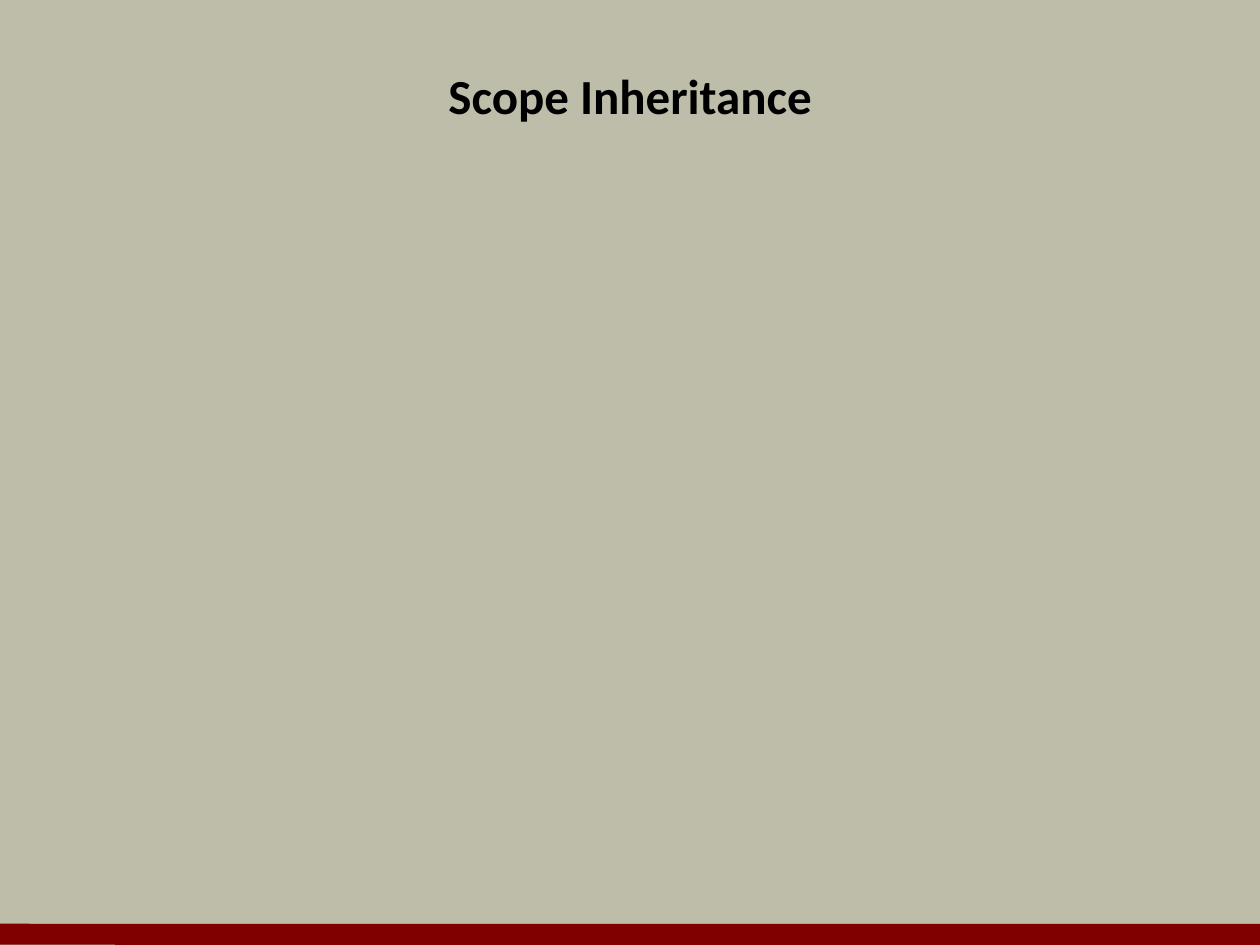
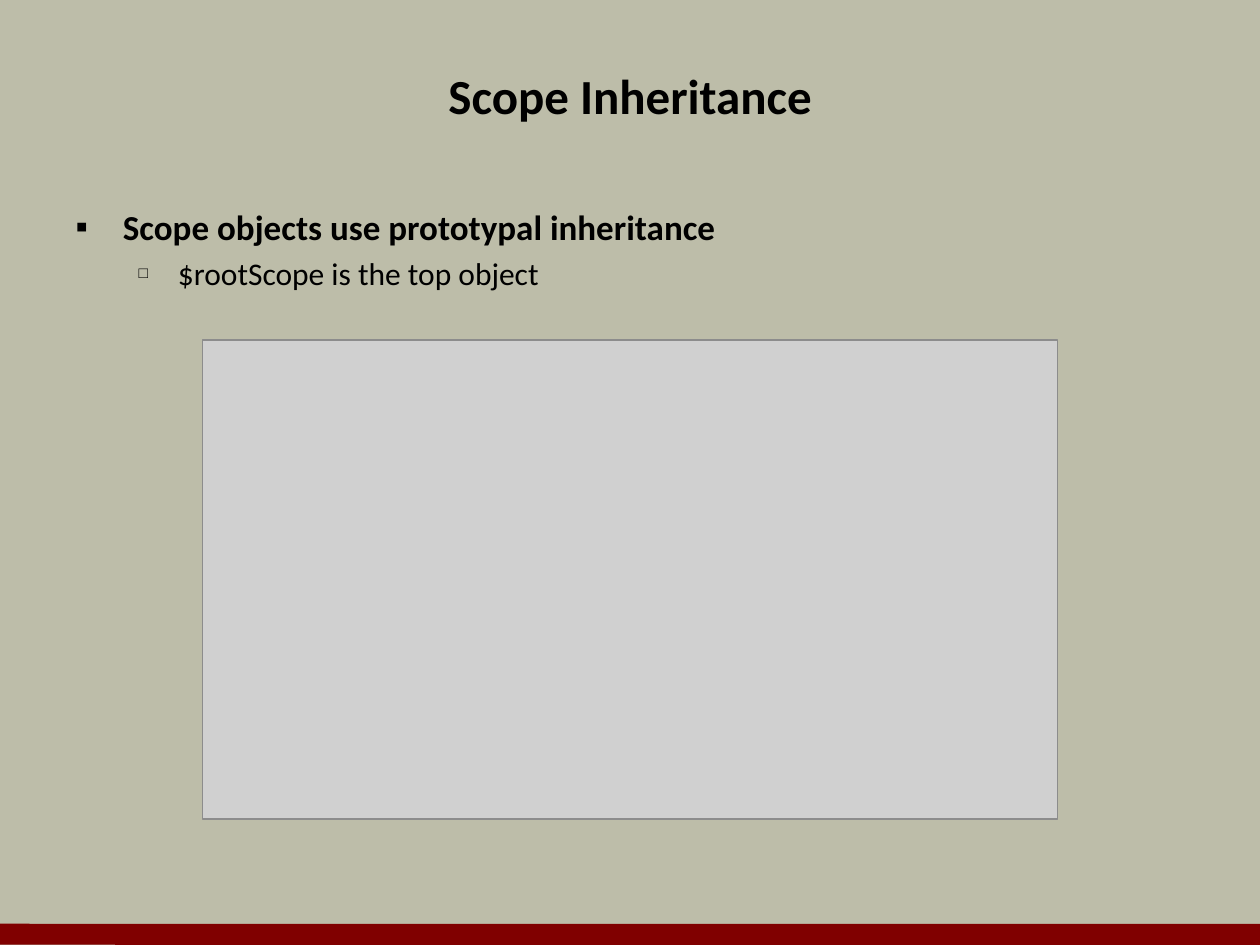
Before and after one commit to OdeToCode/classes, a slide deck: slide 4 of angularjs/slides/03_Views.pptx (slide 3 before the commit). Drawn at 1260x945 pixels with LibreOffice and Linux fonts; fonts in the diff are those of the drawing; grey boxes stand for pictures; background and template pictures are left out. Boxes give left, top, right and bottom in pixels: in the first picture for what was removed or moved away, otherwise in the second. Text is boxed around its words. In the diff, an @@ line names an element or a change of style, - is before the commit and + after.

```diff
--- a/angularjs/slides/03_Views.pptx
+++ b/angularjs/slides/03_Views.pptx
@@ text added at box(123, 215, 715, 291), 20 pt, text #000000, bold @@
+▪ Scope objects use prototypal inheritance
+  □ $rootScope is the top object
@@ picture added at box(202, 340, 1057, 819) @@
```
Also in this commit, not shown: 8 other slides changed, 12 slides added, 6 slides removed, 31 other files.
